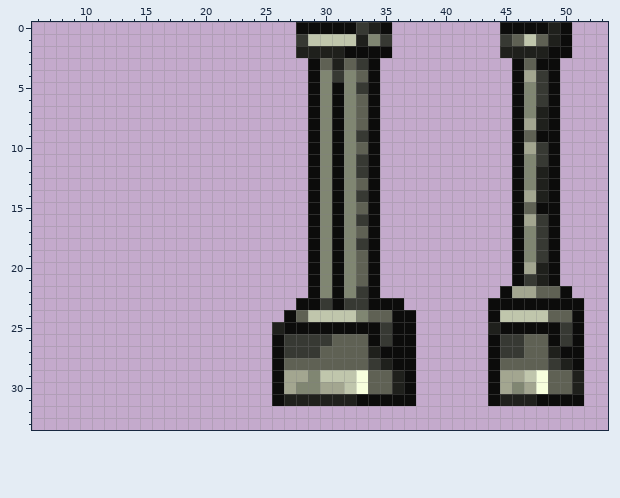
A pixel-art sprite gets an edit: content/Entities/Structures/Industry/PowerHammer/power_hammer.00.parts.png. This is how it looked before the edit.
The file is 64x64 pixels. Shown: x 6..53, y 0..33. The old version is drawn lined up with the new one.
Now the later version:
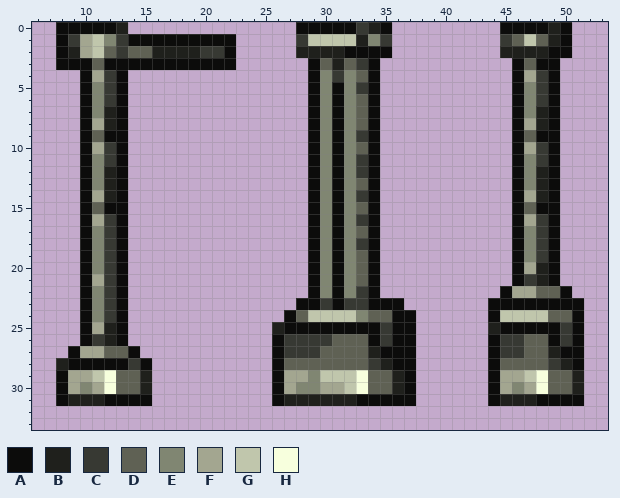
Palette (. is transparent): A #0c0c0b  B #1f201c  C #373933  D #5f6154  E #808672  F #a3a690  G #c0c6ac  H #f7ffdd
The edit:
drawings rearranged on the sheet (the old picture shows each at its new place; 1 dropped ones are not shown)
y 0: x 8..13 ...... -> AAAAAB
y 1: x 8..22 ............... -> ACFGECAAAAAAAAA
y 2: x 8..22 ............... -> ABFGDCDDBBBBCCA
y 3: x 8..22 ............... -> AAADAAAAAAAAAAA
y 4: x 10..13 .... -> AFCA
y 5..6: x 10..13 .... -> AECA
y 7: x 10..13 .... -> AEBA
y 8: x 10..13 .... -> AFBA
y 9: x 10..13 .... -> ADAA
y 10: x 10..13 .... -> AFCA
y 11: x 10..13 .... -> AECA
y 12..13: x 10..13 .... -> AEBA
y 14: x 10..13 .... -> AFBA
y 15: x 10..13 .... -> ADAA
y 16: x 10..13 .... -> AFCA
y 17..20: x 10..13 .... -> AECA
y 21: x 10..13 .... -> AFCA
y 22..24: x 10..13 .... -> AECA
y 25: x 10..13 .... -> AFBA
y 26: x 10..13 .... -> ACBA
y 27: x 9..14 ...... -> AFFDDA
y 28: x 8..15 ........ -> BAAAAACA
y 29: x 8..15 ........ -> AFFGHDDB
y 30: x 8..15 ........ -> AFEFHDDB
y 31: x 8..15 ........ -> ABBBAAAA
Boxes around the changes in both pictures, in picture pixels (x1, y1, x2, y2):
added: (56, 22, 236, 406)
